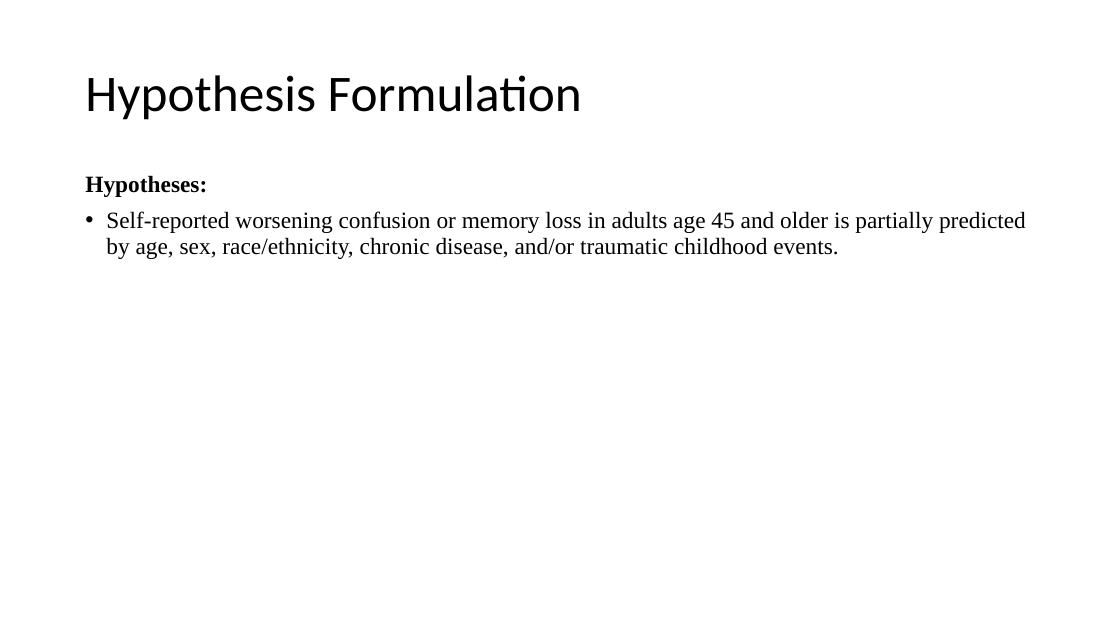
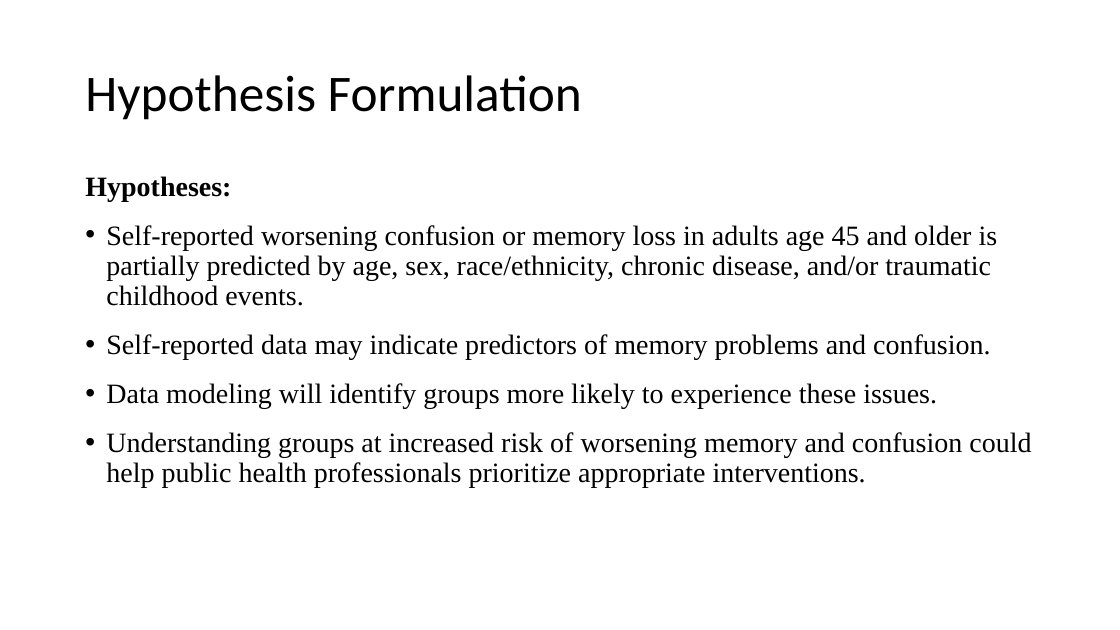
Before and after one commit to jfisher43/ana500, a slide deck: slide 3 of FisherJ_ANA500_Micro-Project_template.pptx. Drawn at 1120x630 pixels with LibreOffice and Linux fonts; fonts in the diff are those of the drawing. Boxes give left, top, right and bottom in pixels: in the first picture for what was removed or moved away, otherwise in the second. Text is boxed around its words. In the diff, an @@ line names an element or a change of style, - is before the commit and + after.

```diff
--- a/FisherJ_ANA500_Micro-Project_template.pptx
+++ b/FisherJ_ANA500_Micro-Project_template.pptx
@@ text at (85, 176, 998, 306): size 20 to 24 pt in "Hypotheses:", "Self-reported worsening confusion or memory loss in ..."; more space between paragraphs @@
@@ text at (106, 334, 1031, 487): paragraphs added @@
+• Self-reported data may indicate predictors of memory problems and confusion.
+• Data modeling will identify groups more likely to experience these issues.
+• Understanding groups at increased risk of worsening memory and confusion could help public health professionals prioritize appropriate interventions.
```
Also in this commit, not shown: 5 other slides changed, 4 slides added, 1 slide removed, 3 other files.
